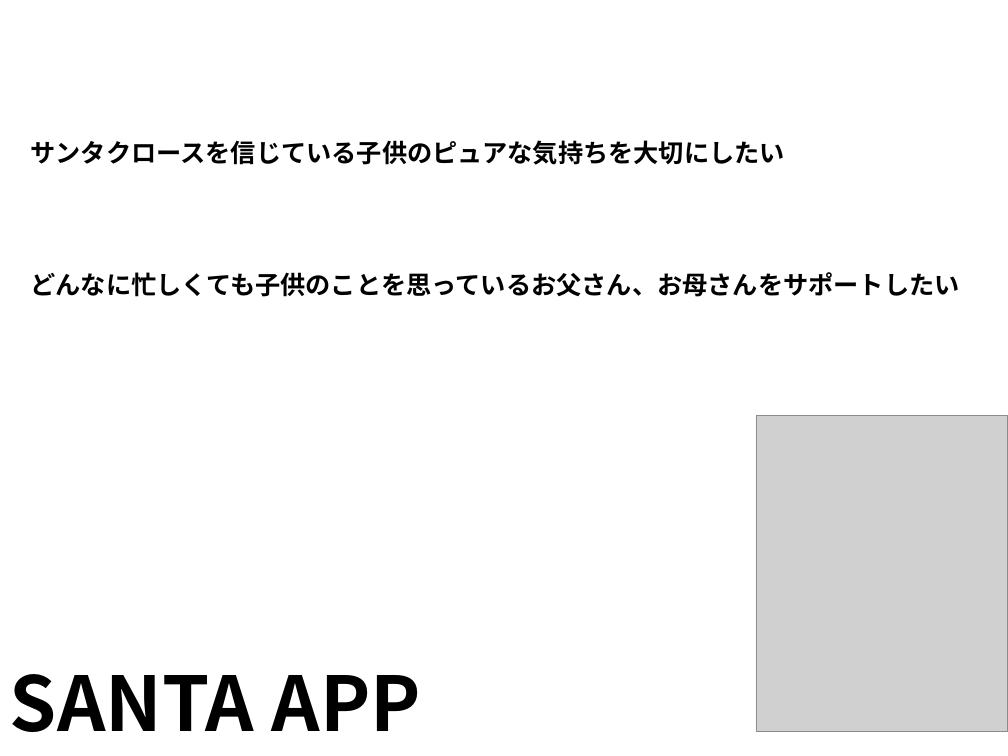
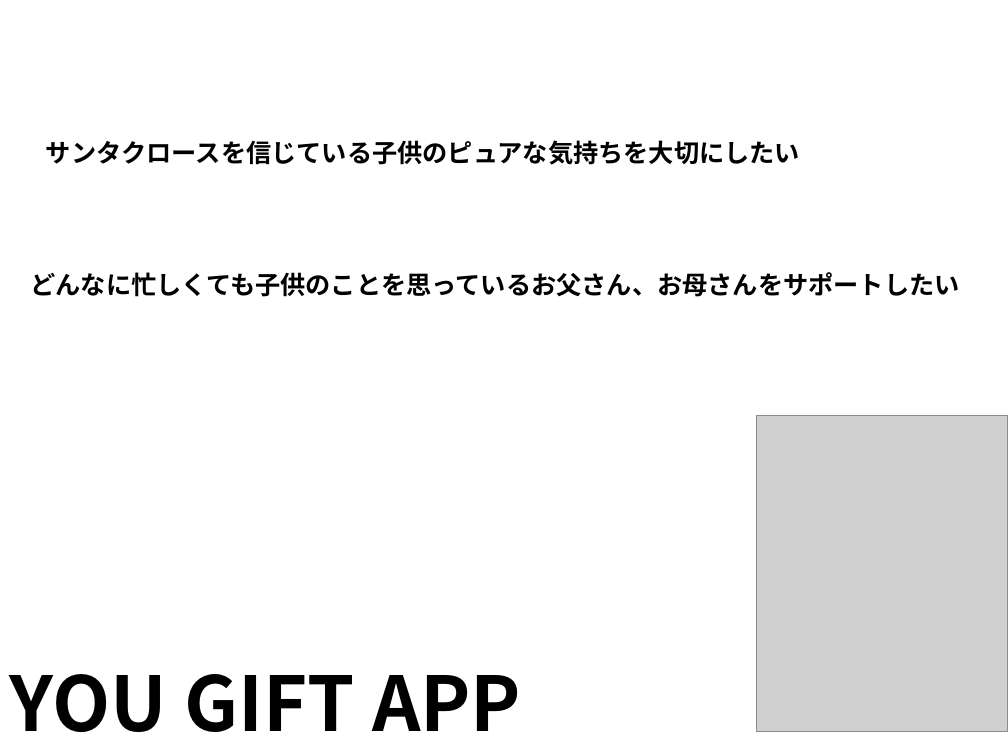
Before and after one commit to nvquocbao/LOC, a slide deck: slide 1 of 02_Requirement/Hackathon20161211.pptx. Drawn at 1008x756 pixels with LibreOffice and Linux fonts; fonts in the diff are those of the drawing; grey boxes stand for pictures. Boxes give left, top, right and bottom in pixels: in the first picture for what was removed or moved away, otherwise in the second. Text is boxed around its words. In the diff, an @@ line names an element or a change of style, - is before the commit and + after.

```diff
--- a/02_Requirement/Hackathon20161211.pptx
+++ b/02_Requirement/Hackathon20161211.pptx
@@ text "サンタクロースを信じている子供のピュアな気持ちを大切にしたい": place and size @@
-text "サンタクロースを信じている子供のピュアな気持ちを大切にしたい" at (31,140,785,165)
+text "サンタクロースを信じている子供のピュアな気持ちを大切にしたい" at (46,140,800,165)
@@ text at (10,674,521,732): text changed @@
-SANTA APP
+YOU GIFT APP
```
Also in this commit, not shown: 6 other slides changed, 3 slides added, 5 slides removed.
